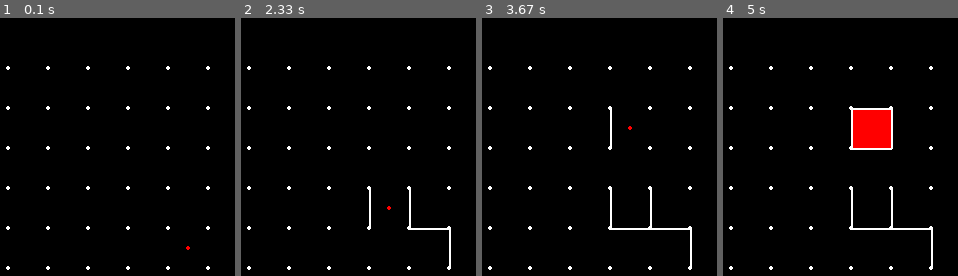
Above: before the commit, frames 1-4 (left to right).
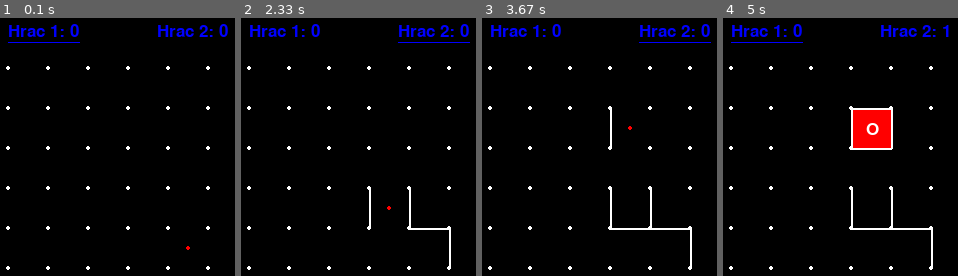
Above: after the commit, the same moments.

Repository: SleepFoxx/Dots-and-boxes
Game: pygame game, started from dots-and-boxes-pygame.py
Same seed, same stepped clock (60 frames per second), same inputs: the game is played once before the commit and once after it.
Inputs (mouse positions are in pixels of both pictures, inside the frame that each line leads up to):
- Up to frame 1 (0.1 s): no input
- Up to frame 2 (2.33 s): hold Right 0.33-0.8 s; hold Up 0.83-1.13 s; click (389, 208) at 1.22 s; hold Right 1.5-1.97 s; hold Left from 2 s (still down)
- Up to frame 3 (3.67 s): release Left at 2.53 s; hold Down 2.57-2.87 s; click (630, 128) at 2.95 s; hold Left 3.23-3.63 s
- Up to frame 4 (5 s): hold Up 3.67-4.03 s; hold Right 4.07-4.7 s; hold Down from 4.73 s (still down)

The runs differ from the first frame. In frame 1, 1.5% of the frame differs, in the area x 3-98%, y 2-10%; in frame 2, 1.5%; in frame 3, 1.5%; in frame 4, 1.5%, in the area x 3-97%, y 2-46%.

Commit message:
Uz to fungiruje, zaklad hry hotovy, uvidim ci sa mi bude dnes chciet pokracovat, zomieram

Diff:
--- a/dots-and-boxes-pygame.py
+++ b/dots-and-boxes-pygame.py
@@ -15,6 +15,8 @@
 modra = (0, 0, 255)
 zelena = (0, 255, 0)
 cierna = (0, 0, 0)
+
+font = pygame.font.SysFont('cursive', 25)
 #classa samotneho okna
 class miesto:
     def __init__(self, r, c):
@@ -39,14 +41,23 @@
         self.strany = [False, False, False, False]
         self.vyherca = None
 
-    def kontrola_vyhry(self):
+    def kontrola_vyhry(self, vyherca):
         if not self.vyherca:
             if self.strany == [True]*4:
-                self.vyherca = True
+                self.vyherca = vyherca
+                if vyherca == 'X':
+                    self.color = zelena
+                else:
+                    self.color = cervena
+                self.text = font.render(self.vyherca, True, biela)
+
+                return 1
+            return 0
 
     def update(self, okno):
         if self.vyherca:
-            pygame.draw.rect(okno, cervena, self.rect)
+            pygame.draw.rect(okno, self.color, self.rect)
+            okno.blit(self.text, (self.rect.centerx - 5, self.rect.centery - 7))
         for index,  side in enumerate(self.strany):
             if side:
                 pygame.draw.line(okno, biela, (self.okraj[index][0]),
@@ -68,6 +79,15 @@
 vpravo = False
 vlavo = False
 dole = False
+
+kolo = 0
+hraci = ['X', 'O']
+hrac = hraci[kolo]
+dalsie_kolo = False
+
+hrac1_skore = 0
+hrac2_skore = 0
+
 #okno hry a priebeh
 bezi = True
 while bezi:
@@ -107,36 +127,82 @@
     for r in range(riadky+1):
         for c in range(stlpce+1):
             pygame.draw.circle(okno, biela, (c*velkost_boxov + 2*padding, r*velkost_boxov + 3*padding), 2)
-    #oznacenie miesta kliku
-    #if pozicia:
-        #pygame.draw.circle(okno, cervena, pozicia, 2)
-
+
+    #oznacenie stredu aktualne vybrateho stvorca
     for box in boxy:
         box.update(okno)
         if pozicia and box.rect.collidepoint(pozicia):
             bbox = box
     if bbox:
         index = bbox.index
-        pygame.draw.circle(okno, cervena, (bbox.rect.centerx, bbox.rect.centery), 2)
-
-        if hore:
+        if not bbox.vyherca:
+            pygame.draw.circle(okno, cervena, (bbox.rect.centerx, bbox.rect.centery), 2)
+        # definicia strany boxov, prepnutie kola po vyplneni strany
+        if hore and not bbox.strany[0]:
             bbox.strany[0] = True
             if index - riadky >= 0:
                 boxy[index - riadky].strany[2] = True
-        if vpravo:
+                dalsie_kolo = True
+        if vpravo and not bbox.strany[1]:
             bbox.strany[1] = True
             if (index + 1) % stlpce > 0:
                 boxy[index + 1].strany[3] = True
-        if dole:
+                dalsie_kolo = True
+        if dole and not bbox.strany[2]:
             bbox.strany[2] = True
             if (index + riadky) < len(boxy):
                 boxy[index + riadky].strany[0] = True
-        if vlavo:
+                dalsie_kolo = True
+        if vlavo and not bbox.strany[3]:
             bbox.strany[3] = True
             if index % stlpce > 0:
                 boxy[index - 1].strany[1] = True
-
-        bbox.kontrola_vyhry()
+                dalsie_kolo = True
+        # kontrola vyhri + pocitac kol
+
+        res = bbox.kontrola_vyhry(hrac)
+        if res:
+            if hrac == 'X':
+                hrac1_skore += 1
+            else:
+                hrac2_skore += 1
+
+
+
+        if dalsie_kolo:
+            kolo = (kolo + 1) % len(hraci)
+            hrac = hraci[kolo]
+            dalsie_kolo = False
+    #upresnenie parametrov textu hraca 1
+
+    hrac1foto = font.render(f'Hrac 1: {hrac1_skore}', True, modra)
+    hrac1rect = hrac1foto.get_rect()
+    hrac1rect.x, hrac1rect.y = 2*padding, 15
+
+
+    #upresnenie parametrov textu hraca 2
+
+    hrac2foto = font.render(f'Hrac 2: {hrac2_skore}', True, modra)
+    hrac2rect = hrac2foto.get_rect()
+    hrac2rect.right, hrac2rect.y = sirka-2*padding, 15
+
+
+    #vypisanie textu hore
+
+    okno.blit(hrac1foto, hrac1rect)
+    okno.blit(hrac2foto, hrac2rect)
+
+
+    #podciarknutie (ukazatel) aktualneho hraca
+
+    if hrac == 'X':
+        pygame.draw.line(okno, modra, (hrac1rect.x, hrac1rect.bottom + 2),
+                            (hrac1rect.right, hrac1rect.bottom + 2), 1)
+    else:
+        pygame.draw.line(okno, modra, (hrac2rect.x, hrac2rect.bottom + 2),
+                            (hrac2rect.right, hrac2rect.bottom + 2), 1)
+
+
     #updatovanie hry aby sme videli vsetky akcie ktore vykoname
     pygame.display.update()
 #vypnutie hry
